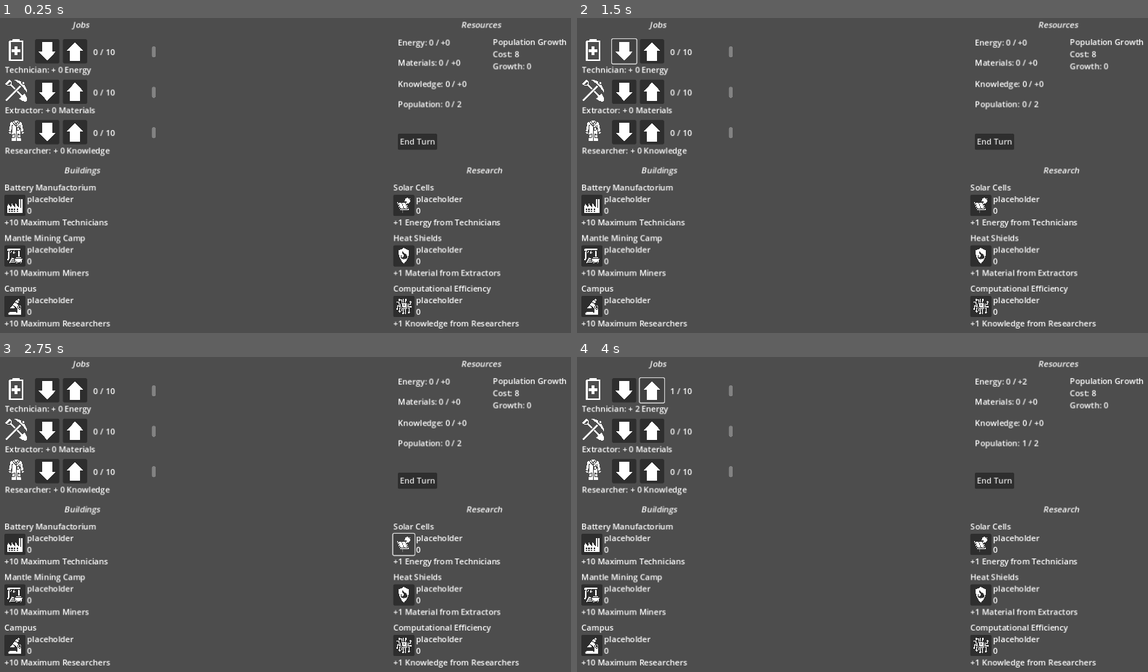
Above: before the commit, frames 1-4 (two rows, left to right).
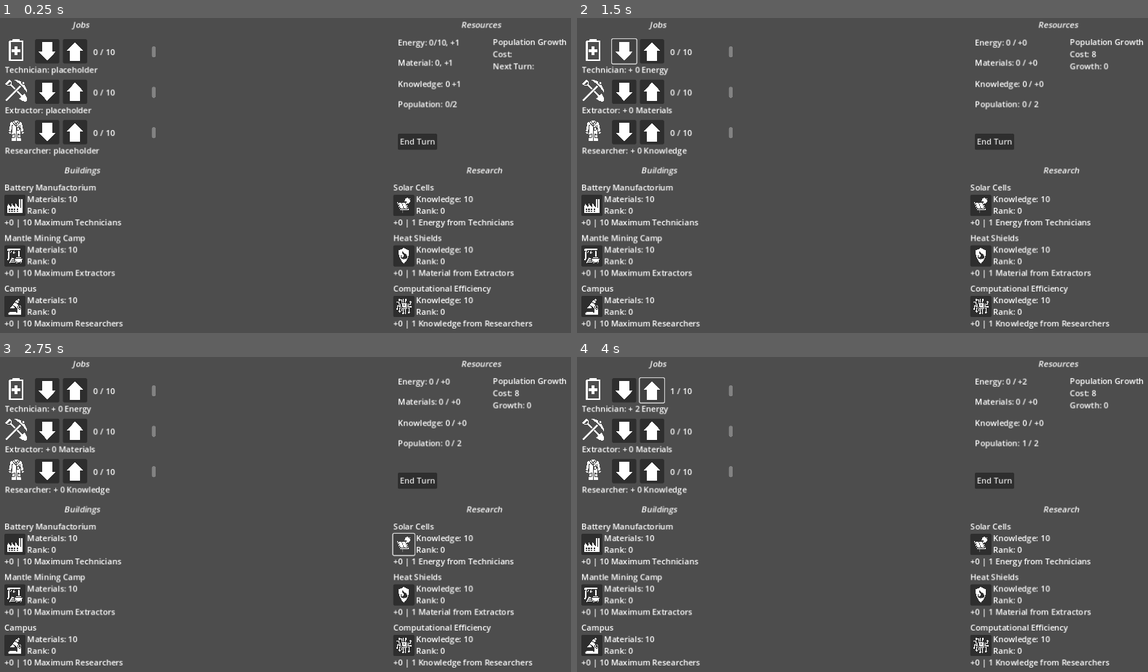
Above: after the commit, the same moments.

Repository: AidanCooper2003/VastExpanse
Game: Godot game, scene res://scenes/main.tscn
The game is run twice, just before and just after one commit, with the same random seed, the same clock (stepped at 60 frames per second) and the same inputs.
Inputs (mouse positions are in pixels of both pictures, inside the frame that each line leads up to):
- Up to frame 1 (0.25 s): no input
- Up to frame 2 (1.5 s): click (651, 52) at 0.52 s; click (622, 52) at 1.27 s
- Up to frame 3 (2.75 s): click (405, 546) at 2.02 s
- Up to frame 4 (4 s): click "End Turn" at 2.75 s; click (651, 391) at 3.52 s

The runs differ from the first frame. In frame 1, 3.1% of the frame differs, in the area x 1-94%, y 6-99%; in frame 2, 2.4%; in frame 3, 2.4%; in frame 4, 2.4%.
Error after the commit: Stack overflow. Check for infinite recursion in your script. (res://scripts/job.gd:63)

Commit message:
Implemented UI Updating for purchaseables

Diff:
--- a/scenes/main.tscn
+++ b/scenes/main.tscn
@@ -28,8 +28,9 @@
 script = ExtResource("4_0kxrh")
 _jobManager = NodePath("../JobManager")
 
-[node name="UIManager" type="Node" parent="." node_paths=PackedStringArray("_UI", "_jobManager", "_resourceManager")]
+[node name="UIManager" type="Node" parent="." node_paths=PackedStringArray("_UI", "_jobManager", "_resourceManager", "_purchaseableManager")]
 script = ExtResource("3_7qpfy")
 _UI = NodePath("../CanvasLayer")
 _jobManager = NodePath("../JobManager")
 _resourceManager = NodePath("../ResourceManager")
+_purchaseableManager = NodePath("../PurchasableManager")
--- a/scripts/enumerations.gd
+++ b/scripts/enumerations.gd
@@ -4,3 +4,5 @@
 enum PurchaseType {Technology, Building}
 
 enum ResourceType {Energy, Materials, Knowledge, Population}
+
+enum UpgradeType {ResourceBonus, MaxWorkerBonus}
--- /dev/null
+++ b/scripts/purchaseable.gd
@@ -0,0 +1,22 @@
+extends Node
+class_name Purchaseable
+
+var _rank: int
+var _baseCost: int
+var _scalingCost: int
+var _descriptionUpgradeScale: int
+var _description : String
+var _purchaseableName: String
+var _affectedResource : Enumerations.ResourceType
+var _upgradeType : Enumerations.UpgradeType
+var _maxRank: int
+var _type: Enumerations.PurchaseType
+
+func get_description():
+	return "+" + str((_rank) * _descriptionUpgradeScale) + " | " + str(_descriptionUpgradeScale) + " " + _description
+
+func get_rank():
+	return _rank
+
+func get_cost():
+	return _baseCost + (_scalingCost * _rank)
--- a/scripts/purchaseable_manager.gd
+++ b/scripts/purchaseable_manager.gd
@@ -1,3 +1,53 @@
 extends Node
+class_name PurchaseableManager
 
 @export var _jobManager : JobManager
+
+var purchaseables = {}
+
+var defaultBuildingBaseCost := 10
+var defaultTechnologyBaseCost := 10
+var defaultBuildingScalingCost := 8
+var defaultTechnologyScalingCost := 10
+var defaultMaxRank := 1000
+var defaultBuildingDescriptionScale := 10
+var defaultTechnologyDescriptionScale := 1
+
+func _ready():
+	_make_default_building("Maximum Extractors", "Mantle Mining Camp", Enumerations.ResourceType.Materials)
+	_make_default_building("Maximum Technicians", "Battery Manufactorium", Enumerations.ResourceType.Energy)
+	_make_default_building("Maximum Researchers", "Campus", Enumerations.ResourceType.Knowledge)
+	_make_default_technology("Knowledge from Researchers", "Computational Efficiency", Enumerations.ResourceType.Knowledge)
+	_make_default_technology("Material from Extractors", "Heat Shields", Enumerations.ResourceType.Materials)
+	_make_default_technology("Energy from Technicians", "Solar Cells", Enumerations.ResourceType.Energy)
+
+func _make_default_technology(description: String, purchaseableName: String, affectedResource: Enumerations.ResourceType):
+	_make_purchaseable(defaultTechnologyScalingCost, defaultTechnologyBaseCost, defaultMaxRank, defaultTechnologyDescriptionScale,
+	description, purchaseableName, affectedResource, Enumerations.UpgradeType.ResourceBonus, Enumerations.PurchaseType.Technology)
+
+func _make_default_building(description: String, purchaseableName: String, affectedResource: Enumerations.ResourceType):
+	_make_purchaseable(defaultBuildingScalingCost, defaultBuildingBaseCost, defaultMaxRank, defaultBuildingDescriptionScale,
+	description, purchaseableName, affectedResource, Enumerations.UpgradeType.MaxWorkerBonus, Enumerations.PurchaseType.Building)
+
+func _make_purchaseable(scalingCost: int, baseCost: int, maxRank: int, descriptionUpgradeScale: int,
+description: String, purchaseableName: String,
+affectedResource: Enumerations.ResourceType,
+upgradeType: Enumerations.UpgradeType,
+purchaseableClass: Enumerations.PurchaseType):
+	var purchaseable = Purchaseable.new()
+	purchaseable._scalingCost = scalingCost
+	purchaseable._baseCost = baseCost
+	purchaseable._maxRank = maxRank
+	purchaseable._descriptionUpgradeScale = descriptionUpgradeScale
+	purchaseable._description = description
+	purchaseable._purchaseableName = purchaseableName
+	purchaseable._affectedResource = affectedResource
+	purchaseable._upgradeType = upgradeType
+	purchaseable._type = purchaseableClass
+	purchaseables[purchaseableName] = purchaseable
+
+func get_purchaseable_description(purchaseable: String):
+	purchaseables[purchaseable].get_description()
+
+func get_all_purchaseables():
+	return purchaseables.values()
--- a/scripts/ui.gd
+++ b/scripts/ui.gd
@@ -2,7 +2,7 @@
 class_name UI
 
 var _jobs = {}
-var _purchasables = {}
+var _purchaseables = {}
 var _resources = {}
 
 @export var _uiManager: UIManager
@@ -20,9 +20,9 @@
 	for j in jobsContainer.get_children():
 		_jobs[j.get_job_title()] = j
 	for t in technologyContainer.get_children():
-		_purchasables[t.get_purchasable_name()] = t
+		_purchaseables[t.get_purchasable_name()] = t
 	for b in buildingsContainer.get_children():
-		_purchasables[b.get_purchasable_name()] = b
+		_purchaseables[b.get_purchasable_name()] = b
 	for r in resourcesContainer.get_children():
 		_resources[r.get_resource_name()] = r
 		print("found resource " + r.get_resource_name())
@@ -31,9 +31,10 @@
 	_jobs[jobName].update_job_count(hired, max)
 	_jobs[jobName].update_job_description(description)
 
-func update_purchasable(purchasableName: String, cost: int, count: int):
-	_purchasables[purchasableName].update_rank_label(count)
-	_purchasables[purchasableName].update_cost_label(cost)
+func update_purchasable(purchaseableName: String, cost: int, count: int, description: String, resourceCost: String):
+	_purchaseables[purchaseableName]._update_rank_label("Rank: " + str(count))
+	_purchaseables[purchaseableName]._update_cost_label(resourceCost + ": " + str(cost))
+	_purchaseables[purchaseableName]._update_description_label(description)
 
 
 # Population uses current as max population, and income as hired population. Temporary workaround.
--- a/scripts/ui_manager.gd
+++ b/scripts/ui_manager.gd
@@ -4,9 +4,10 @@
 @export var _UI: UI
 @export var _jobManager: JobManager
 @export var _resourceManager: ResourceManager
+@export var _purchaseableManager : PurchaseableManager
 
 func _ready():
-	update_jobs()
+	update_purchaseable_labels()
 
 
 func update_jobs():
@@ -18,10 +19,6 @@
 		_UI.update_job(j, _jobManager.getHireAmount(j), _jobManager.getMaxWorkers(j), description)
 	# Resource labels will always be updated when jobs are updated
 	update_resource_labels()
-
-func update_purchasables():
-	pass
-
 
 func update_resource_labels():
 	for r in Enumerations.ResourceType:
@@ -36,6 +33,16 @@
 
 func update_conversion_label():
 	_UI.update_conversion_label(_resourceManager.check_population_cost(0), _resourceManager.check_population_growth())
+	update_resource_labels()
+
+func update_purchaseable_labels():
+	for p in _purchaseableManager.get_all_purchaseables():
+		var priceString: String
+		if p._type == Enumerations.PurchaseType.Building:
+			priceString = "Materials"
+		elif p._type == Enumerations.PurchaseType.Technology:
+			priceString = "Knowledge"
+		_UI.update_purchasable(p._purchaseableName, p.get_cost(), p._rank, p.get_description(), priceString)
 
 func hire_job(jobName: String, count: int):
 	_jobManager.hire(jobName, count)
Not shown, added: scenes/mai187.tmp
Not shown, added: scenes/mai96E4.tmp
Not shown, added: scenes/maiAB51.tmp
Not shown, added: scenes/maiC304.tmp
Not shown, added: scenes/maiF0E5.tmp
